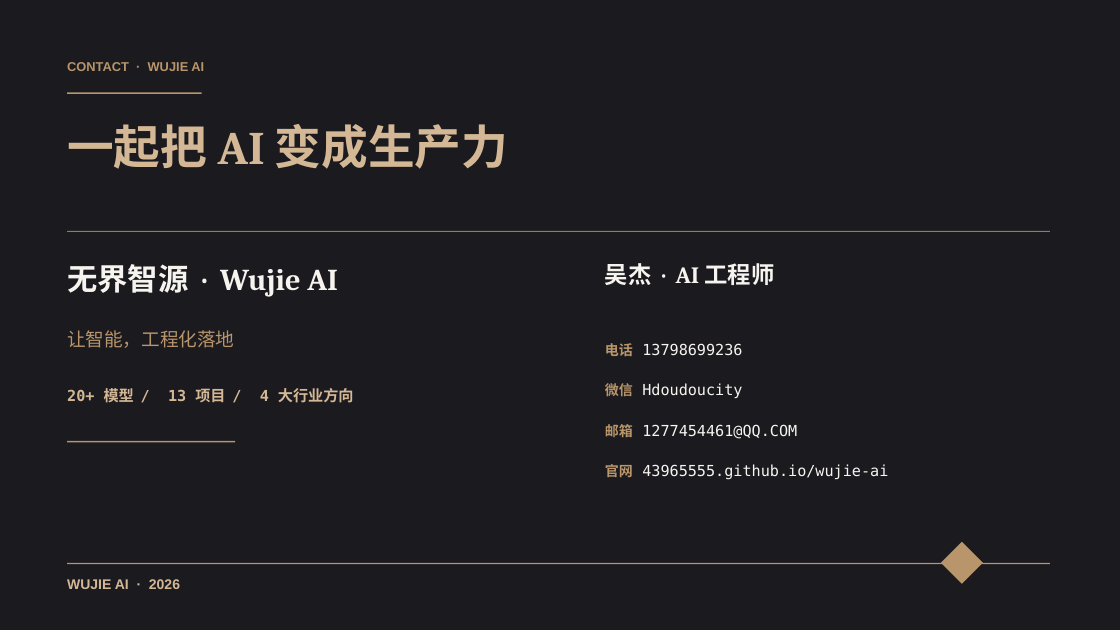
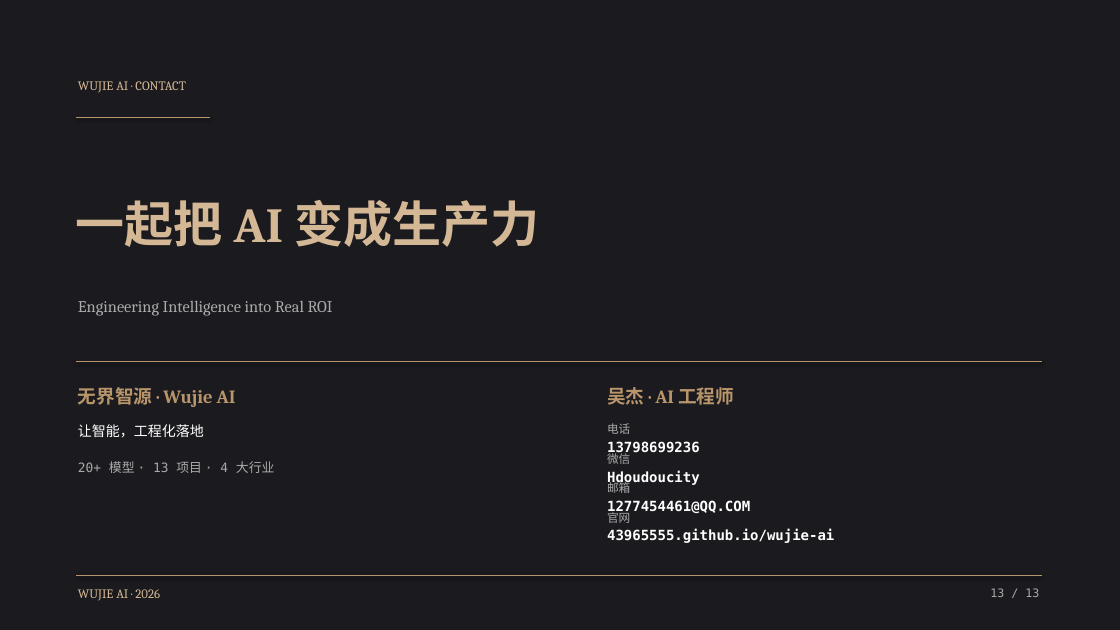
Before and after one commit to 43965555/wujie-ai, a slide deck: slide 13 of pitch/ai-marketing-2026.pptx. Drawn at 1120x630 pixels with LibreOffice and Linux fonts; fonts in the diff are those of the drawing. Boxes give left, top, right and bottom in pixels: in the first picture for what was removed or moved away, otherwise in the second. Text is boxed around its words. In the diff, an @@ line names an element or a change of style, - is before the commit and + after.

Commit message:
update: PPT内容深度升级(真实痛点数据)+GPT-Image-2复原+新增AI落地鸿沟页

```diff
--- a/pitch/ai-marketing-2026.pptx
+++ b/pitch/ai-marketing-2026.pptx
@@ text at (x1=78, y1=81, x2=186, y2=93): text changed; font Arial to Cambria; text colour #B8956A to #D4B896; bold off @@
-CONTACT · WUJIE AI
+WUJIE AI · CONTACT
@@ rectangle removed at (x1=67, y1=92, x2=202, y2=94) @@
@@ line added from (76, 118) to (210, 118), #B8956A 1.2 pt @@
@@ text "一起把 AI 变成生产力" moved from (x1=67, y1=124, x2=508, y2=169) to (x1=76, y1=200, x2=539, y2=247) @@
@@ text "一起把 AI 变成生产力" at (x1=76, y1=200, x2=539, y2=247): size 40 to 42 pt, text colour gradient #D4B896 to #9C7A4E to gradient #B8956A to #D4B896 to #9C7A4E @@
@@ rectangle removed at (x1=67, y1=231, x2=1050, y2=232) @@
@@ text added at (x1=78, y1=301, x2=333, y2=316), 14 pt, text #AAAAAA @@
+Engineering Intelligence into Real ROI
@@ text "无界智源 · Wujie AI" moved from (x1=67, y1=264, x2=338, y2=297) to (x1=78, y1=387, x2=236, y2=407) @@
@@ text "无界智源 · Wujie AI" at (x1=78, y1=387, x2=236, y2=407): size 26 to 16 pt, text colour #F7F4EF to #B8956A; more space between paragraphs @@
@@ line added from (76, 361) to (1042, 361), #B8956A 1.2 pt @@
@@ text "吴杰 · AI 工程师" moved from (x1=605, y1=263, x2=774, y2=285) to (x1=607, y1=387, x2=734, y2=405) @@
@@ text "吴杰 · AI 工程师" at (x1=607, y1=387, x2=734, y2=405): size 20 to 16 pt, text colour #F7F4EF to #B8956A; more space between paragraphs @@
@@ rectangle removed at (x1=67, y1=441, x2=235, y2=443) @@
@@ text "让智能，工程化落地" moved from (x1=67, y1=330, x2=234, y2=348) to (x1=78, y1=424, x2=204, y2=437) @@
@@ text "让智能，工程化落地" at (x1=78, y1=424, x2=204, y2=437): size 16 to 12 pt, text colour #B8956A to #FFFFFF; more space between paragraphs @@
@@ vertical alignment middle to top in 4 elements at (x1=607, y1=510, x2=834, y2=543), (x1=607, y1=480, x2=750, y2=514), (x1=607, y1=451, x2=700, y2=485), (x1=607, y1=423, x2=700, y2=456) @@
@@ text at (x1=607, y1=423, x2=700, y2=456): text changed; size 13 to 12 pt; text colour #F7F4EF to #FFFFFF; bold on @@
-电话 13798699236
+电话
+13798699236
@@ text at (x1=78, y1=461, x2=275, y2=473): text changed; size 13 to 11 pt; text colour #D4B896 to #AAAAAA; bold off @@
-20+ 模型 / 13 项目 / 4 大行业方向
+20+ 模型 · 13 项目 · 4 大行业
@@ text at (x1=607, y1=451, x2=700, y2=485): text changed; size 13 to 12 pt; text colour #F7F4EF to #FFFFFF; bold on @@
-微信 Hdoudoucity
+微信
+Hdoudoucity
@@ text at (x1=607, y1=480, x2=750, y2=514): text changed; size 13 to 12 pt; text colour #F7F4EF to #FFFFFF; bold on @@
-邮箱 1277454461@QQ.COM
+邮箱
+1277454461@QQ.COM
@@ text at (x1=607, y1=510, x2=834, y2=543): text changed; size 13 to 12 pt; text colour #F7F4EF to #FFFFFF; bold on @@
-官网 43965555.github.io/wujie-ai
+官网
+43965555.github.io/wujie-ai
@@ rectangle removed at (x1=67, y1=563, x2=1050, y2=565) @@
@@ diamond removed at (x1=941, y1=542, x2=983, y2=584) @@
@@ text "WUJIE AI · 2026" moved from (x1=67, y1=579, x2=180, y2=589) to (x1=78, y1=589, x2=160, y2=601) @@
@@ text "WUJIE AI · 2026" at (x1=78, y1=589, x2=160, y2=601): size 12 to 11 pt, font Arial to Cambria, bold off; more space between paragraphs @@
@@ line added from (76, 576) to (1042, 576), #B8956A 1.2 pt @@
@@ text added at (x1=990, y1=588, x2=1039, y2=597), 10 pt, text #AAAAAA @@
+13 / 13
```
Also in this commit, not shown: 8 other slides changed, 4 slides added, 4 slides removed.
